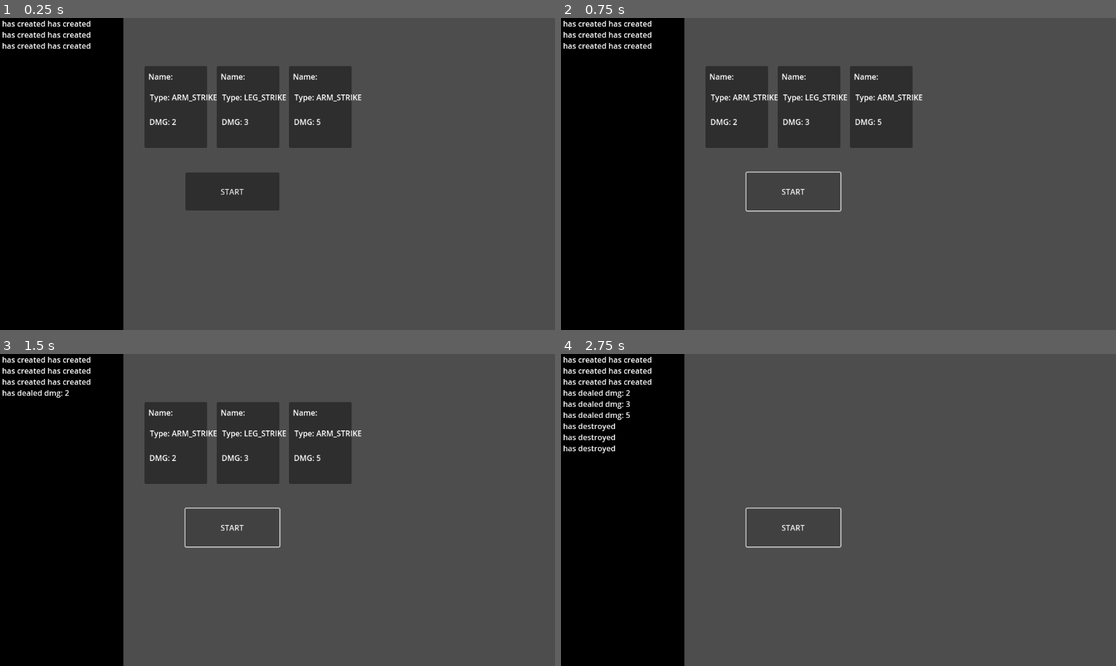
Above: before the commit, frames 1-4 (two rows, left to right).
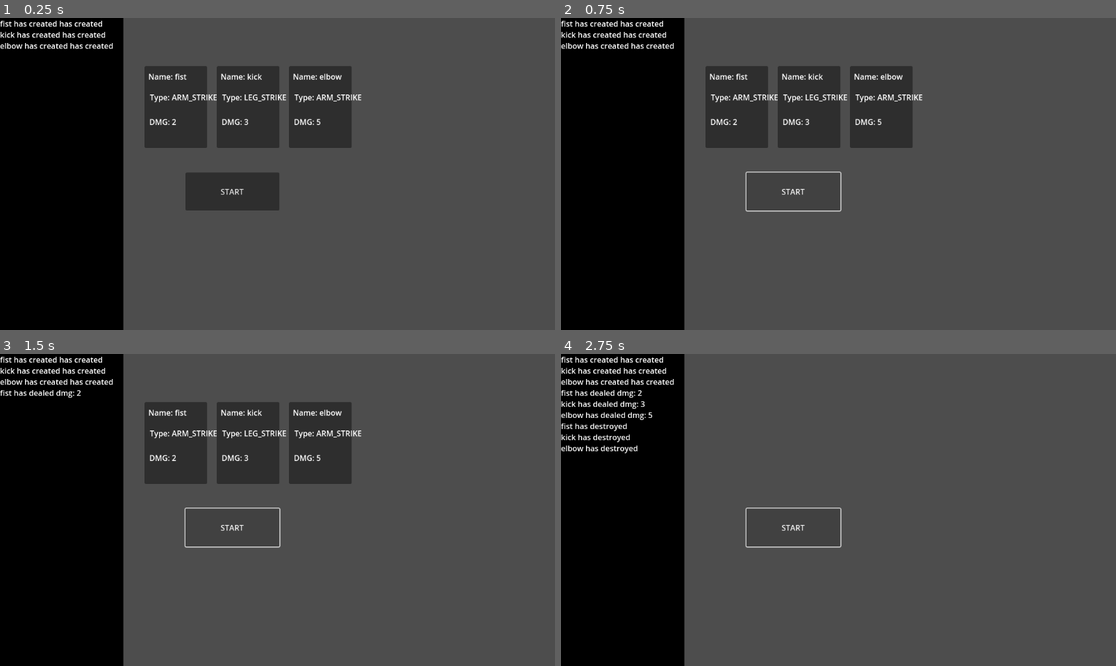
Above: after the commit, the same moments.

Repository: C0ldSt33l/Fighting-Card-Game
Game: Godot game, scene res://test_scene.tscn
The game is run twice, just before and just after one commit, with the same random seed, the same clock (stepped at 60 frames per second) and the same inputs.
Inputs:
- Up to frame 1 (0.25 s): no input
- Up to frame 2 (0.75 s): click "START" at 0.5 s
- Up to frame 3 (1.5 s): click "START" at 1.25 s
- Up to frame 4 (2.75 s): click "START" at 2 s

The runs differ from the first frame. In frame 1, 0.8% of the frame differs, in the area x 0-62%, y 0-20%; in frame 2, 0.8%; in frame 3, 1.0%; in frame 4, 1.7%, in the area x 0-21%, y 0-32%.
Error before the commit: Trying to return value of type "Nil" from a function whose return type is "String". (res://card/card.gd:27)

Commit message:
add global files (`Cards.gd`, `Combos.gd` and `card_factory.gd`)

Diff:
--- a/card/card.gd
+++ b/card/card.gd
@@ -22,9 +22,20 @@
 	LEGS,
 }
 
+#Tags:
+# - card_name
+# - dmg
+# - type
+# - rarity
+# - direction
+# - martial art
+# - has aura
+@export var tags: Dictionary
+
+# Short cuts for base tags
 var card_name: String :
-	set(val): self.set_tag_val('card name', val)
-	get(): return self.get_tag_val('card name')
+	set(val): self.set_tag_val('card_name', val)
+	get(): return self.get_tag_val('card_name')
 
 var type: ACTION_TYPE :
 	set(val): self.set_tag_val('type', val)
@@ -37,16 +48,6 @@
 var dir: DIRECTION :
 	set(val): self.set_tag_val('direction', val)
 	get(): return self.get_tag_val('direction')
-
-# Base tags:
-# - card_name
-# - dmg
-# - type
-# - rarity
-# - direction
-# - martial art
-# - has aura
-@export var tags: Dictionary
 
 # NOTE:
 #- Think about func signature(`(dmg: int) -> void` or `() -> int`)
--- a/card/card_factory.gd
+++ b/global/card_factory.gd
@@ -1,5 +1,6 @@
-class_name CardFactory
-static var spawner := preload("res://card/card.tscn")
+extends Node
+
+var spawner := preload("res://card/card.tscn")
 
 
 # static func create(
@@ -28,14 +29,14 @@
 # 	return card
 
 ## require func with signature `(Card) -> void
-static func create(modifier: Callable) -> Card:
+func create(modifier: Callable) -> Card:
 	var card := spawner.instantiate() as Card
 	modifier.call(card)
 	return card
 
 
 ## require func with signature `(Card) -> void
-static func create_with_binding(parent: Node, modifier: Callable) -> Card:
+func create_with_binding(parent: Node, modifier: Callable) -> Card:
 	var card := create(modifier)
 	parent.add_child(card)
 	return card
--- /dev/null
+++ b/global/cards.gd
@@ -0,0 +1,22 @@
+extends Node
+
+const CARDS := {
+    'fist':
+    	{
+			'card_name': 'fist',
+			'type': Card.ACTION_TYPE.ARM_STRIKE,
+			'dmg': 2
+		},
+    'kick':
+		{
+			'card_name': 'kick',
+			'type': Card.ACTION_TYPE.LEG_STRIKE,
+			'dmg': 3
+		},
+    'elbow':
+		{
+			'card_name': 'elbow',
+			'type': Card.ACTION_TYPE.ARM_STRIKE,
+			'dmg': 5
+		},
+}
--- /dev/null
+++ b/global/combos.gd
@@ -0,0 +1,3 @@
+extends Node
+
+const COMBOS: Array[Combo] = []
--- a/project.godot
+++ b/project.godot
@@ -10,12 +10,17 @@
 
 [application]
 
-
 config/name="Figting Card Game"
 run/main_scene="res://test_scene.tscn"
 config/features=PackedStringArray("4.3", "Forward Plus")
 config/icon="res://icon.svg"
 
+[autoload]
+
+Cards="*res://global/cards.gd"
+Combos="*res://global/combos.gd"
+CardFactory="*res://global/card_factory.gd"
+
 [dotnet]
 
 project/assembly_name="main"
--- a/test_scene.gd
+++ b/test_scene.gd
@@ -72,11 +72,11 @@
 	var card := CardFactory.create_with_binding(
 		self,
 		func (c: Card) -> void:
-			for prop in config:
-				c.set_tag_val(prop, config[prop])
+			c.add_tags(config)
+			c.position = pos
 			c.created.connect(self.create_log)
 			c.played.connect(self.action_log)
 			c.destroyed.connect(self.destroy_log)
-			c.position = pos
 	)
+
 	self.cards.append(card)
Renamed: script/counter.gd -> counter/counter.gd
Renamed: scene/counter.tscn -> counter/counter.tscn
Renamed: scene/PowerUpShop.tscn -> powerUpShop/PowerUpShop.tscn
Renamed: script/power_up_shop.gd -> powerUpShop/power_up_shop.gd
Renamed: script/shop.gd -> shop/shop.gd
Renamed: scene/shop.tscn -> shop/shop.tscn
